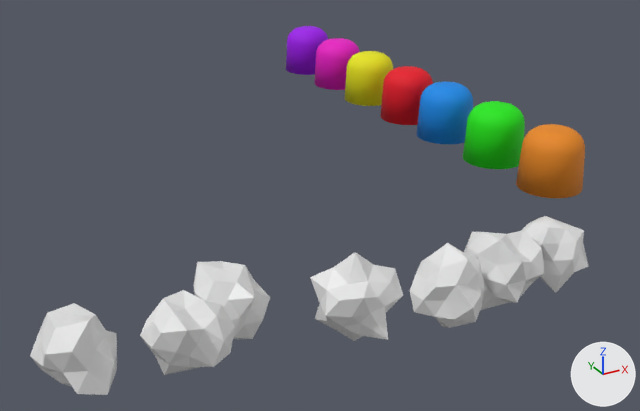
A saved change to the FBX model Assets/Models/Materias do Terreno/JUJUBAS Leve.fbx.
Camera for both pictures: a camera (50 mm lens) standing at (-19.9, -28.8, 10.9) and looking at (-6.1, -3.6, -1.6). Lighting does not change. The marker at lower right points along +X, +Y and +Z.
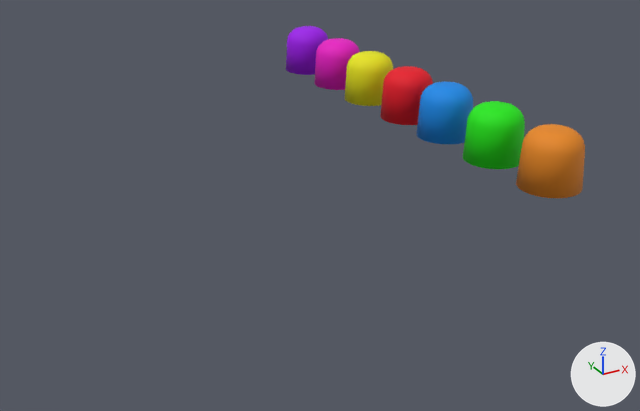
Commit message: Mudei a Jujuba e adicionei o marsmelouw

What differs and where, as boxes [x1, y1, x2, y2] in the pictures (640 x 411 px):
'Icosphere.007', deleted: before [30, 303, 117, 395]
'Icosphere.006', deleted: before [140, 290, 235, 375]
'Icosphere.003', deleted: before [310, 252, 403, 341]
'Icosphere.002', deleted: before [410, 243, 484, 328]
'Icosphere.001', deleted: before [464, 230, 544, 310]
'Icosphere.005', deleted: before [193, 261, 270, 339]
'Icosphere.004', deleted: before [521, 216, 589, 293]

Diff of the bpy script that builds the scene:
```diff
--- a/Assets/Models/Materias do Terreno/JUJUBAS Leve.fbx.py
+++ b/Assets/Models/Materias do Terreno/JUJUBAS Leve.fbx.py
@@ ob_icosphere_004 @@
-ob_icosphere_004 = bpy.data.objects.new('Icosphere.004', me_icosphere_005)
-ob_icosphere_004.location = (-2.68, -11.48, -0.65)
@@ ob_icosphere_002 @@
-ob_icosphere_002 = bpy.data.objects.new('Icosphere.002', me_icosphere_002)
-ob_icosphere_002.location = (-6.87, -12.05, -0.64)
@@ ob_icosphere_003 @@
-ob_icosphere_003 = bpy.data.objects.new('Icosphere.003', me_icosphere_003)
-ob_icosphere_003.location = (-9.36, -11.52, -0.6)
@@ ob_icosphere_005 @@
-ob_icosphere_005 = bpy.data.objects.new('Icosphere.005', me_icosphere_006)
-ob_icosphere_005.location = (-12.15, -9.53, -0.88)
@@ ob_icosphere_007 @@
-ob_icosphere_007 = bpy.data.objects.new('Icosphere.007', me_icosphere_014)
-ob_icosphere_007.location = (-16.24, -10.11, -0.81)
@@ ob_icosphere_006 @@
-ob_icosphere_006 = bpy.data.objects.new('Icosphere.006', me_icosphere_013)
-ob_icosphere_006.location = (-13.66, -10.64, -0.73)
@@ ob_icosphere_001 @@
-ob_icosphere_001 = bpy.data.objects.new('Icosphere.001', me_icosphere_001)
-ob_icosphere_001.location = (-4.6, -11.74, -0.69)
```
